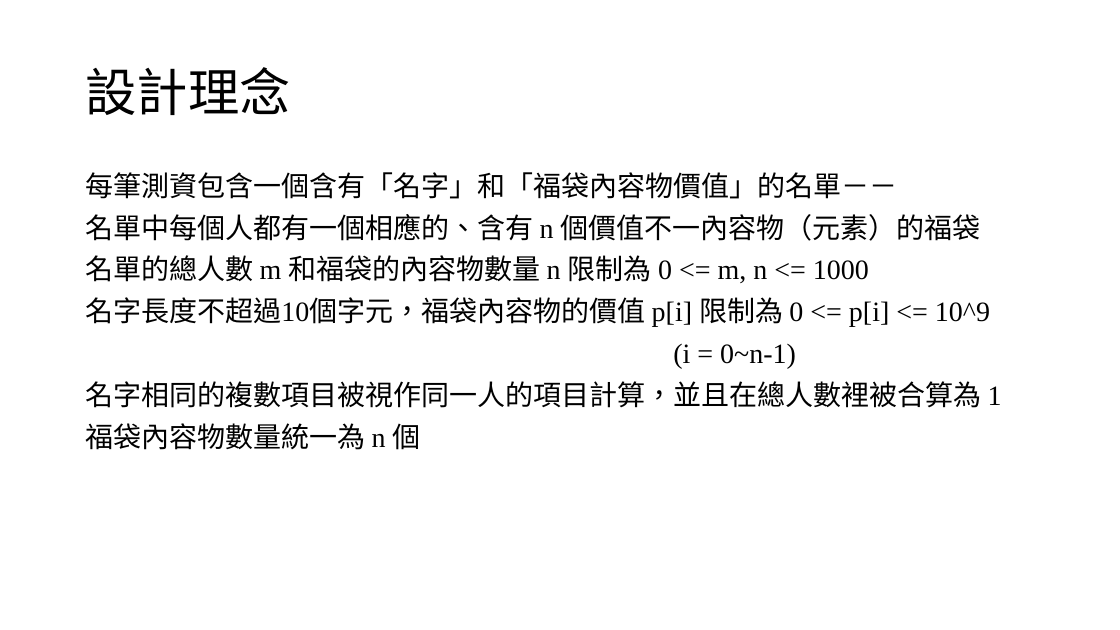
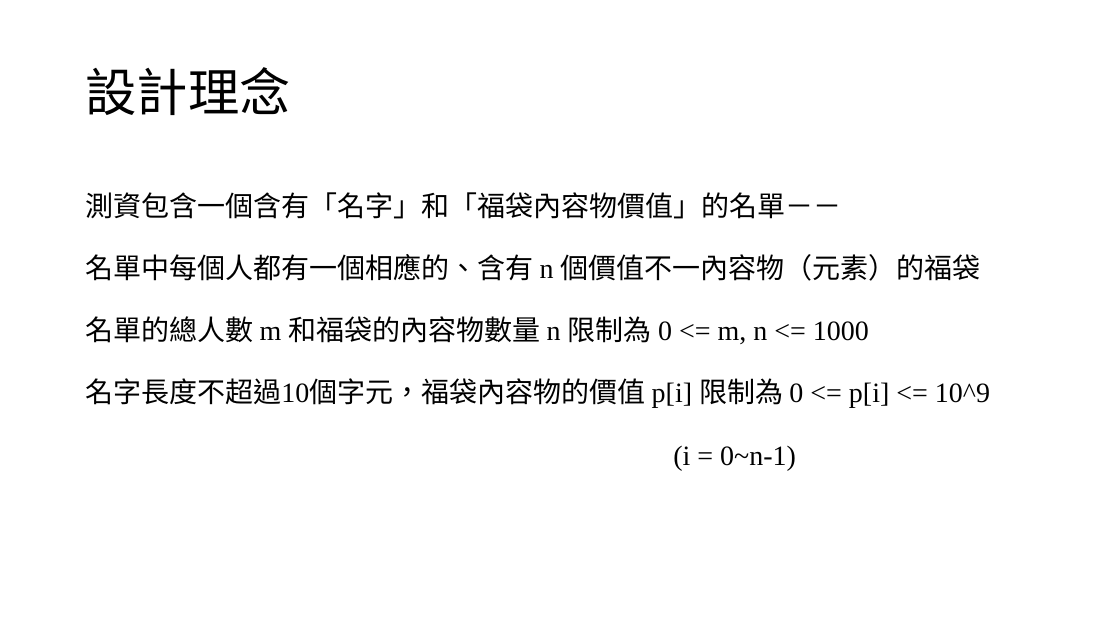
Before and after one commit to louisfghbvc/GenericProgrammingSTL, a slide deck: slide 2 of HW4 應用程式設計/說明.pptx. Drawn at 1120x630 pixels with LibreOffice and Linux fonts; fonts in the diff are those of the drawing. Boxes give left, top, right and bottom in pixels: in the first picture for what was removed or moved away, otherwise in the second. Text is boxed around its words. In the diff, an @@ line names an element or a change of style, - is before the commit and + after.

```diff
--- a/HW4 應用程式設計/說明.pptx
+++ b/HW4 應用程式設計/說明.pptx
@@ text at (x1=85, y1=192, x2=841, y2=219): text changed @@
-每筆測資包含一個含有「名字」和「福袋內容物價值」的名單－－
+測資包含一個含有「名字」和「福袋內容物價值」的名單－－
@@ text at (x1=85, y1=254, x2=990, y2=470): line spacing 0.9 to 1.5 @@
@@ text at (x1=85, y1=381, x2=1002, y2=450): paragraphs removed @@
-名字相同的複數項目被視作同一人的項目計算，並且在總人數裡被合算為 1
-福袋內容物數量統一為 n 個
```
Also in this commit, not shown: 1 other slide changed, 1 slide added, 1 other file.
